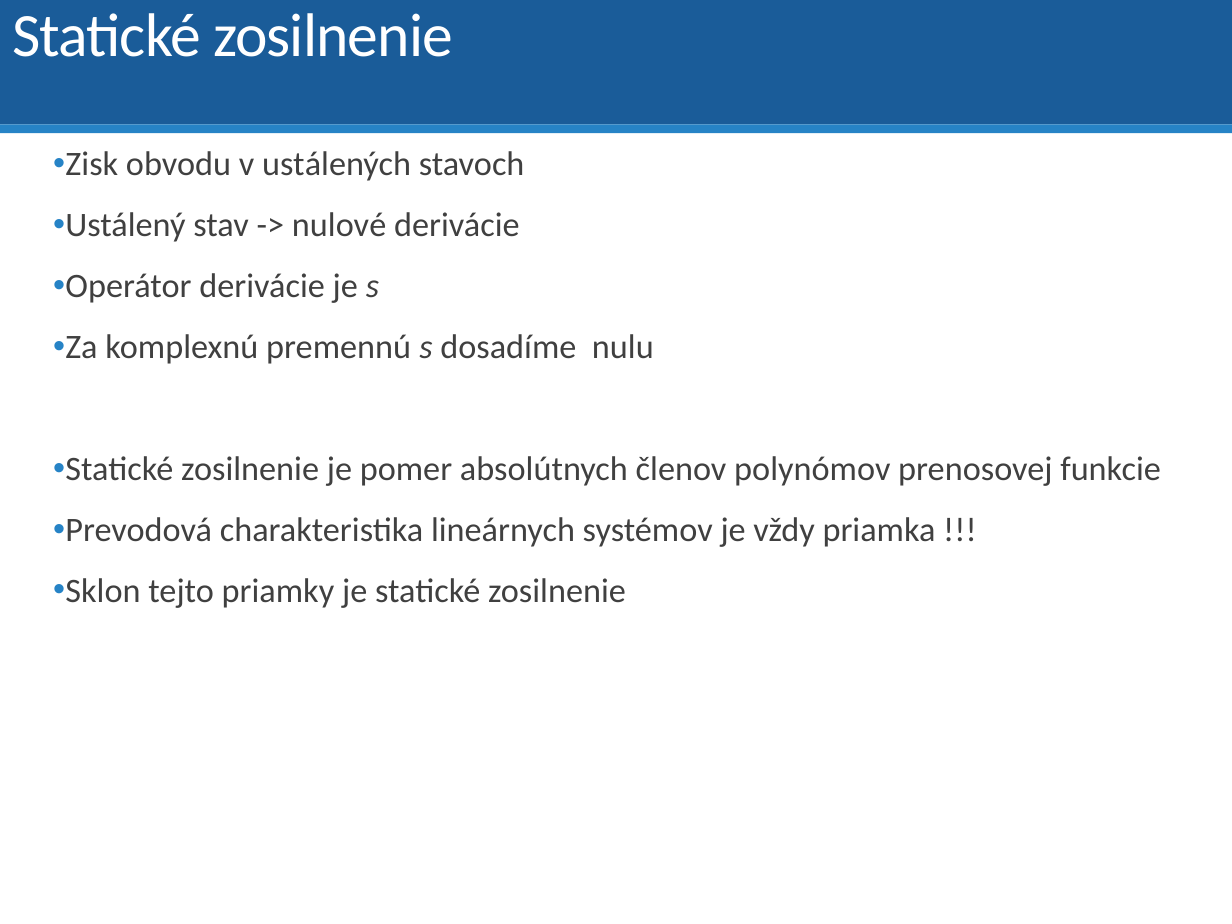
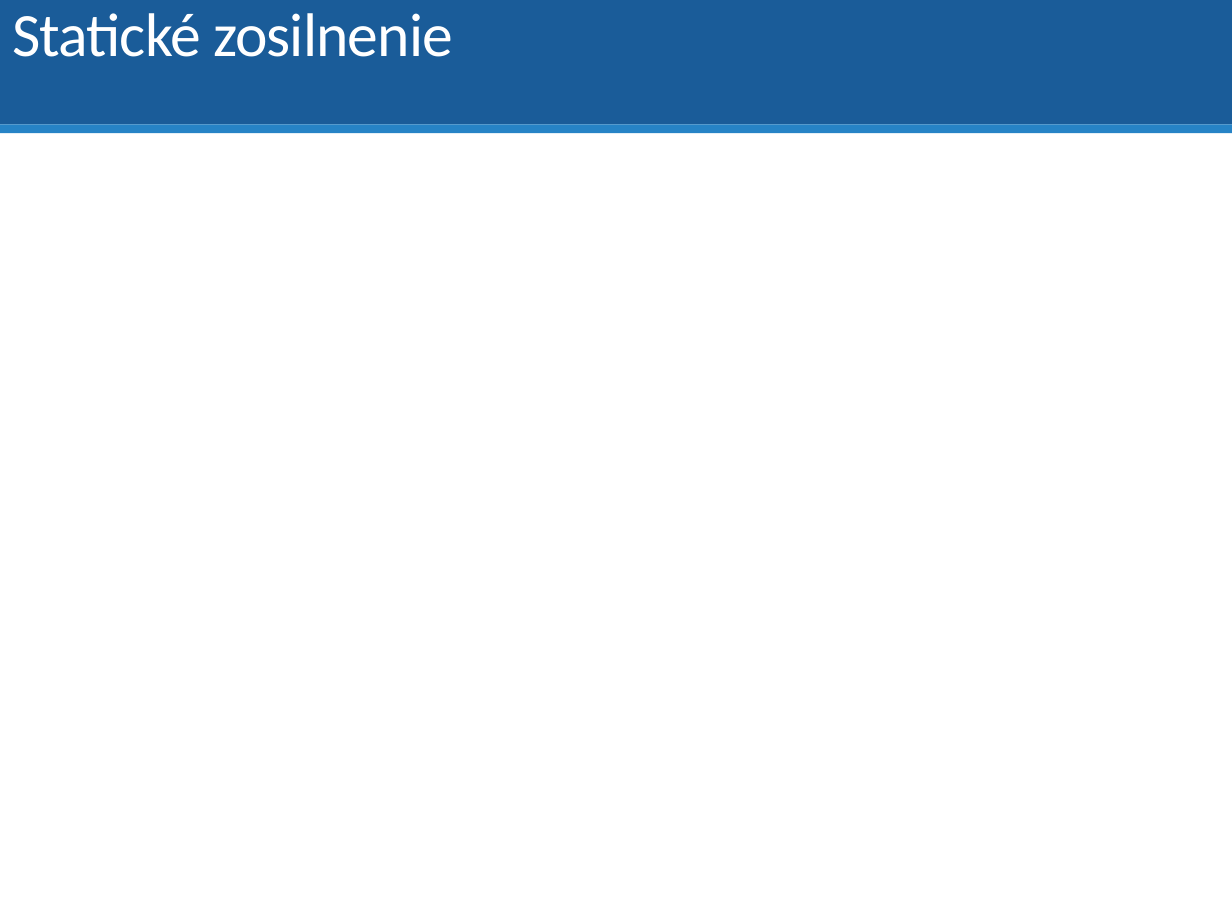
Before and after one commit to dodekm/TeamProjektKybernetika, a slide deck: slide 41 of Nove prednasky/P01_dynamika_dif_rovnice_LPT_prenosova_funkcia_modelovanie.pptx (slide 39 before the commit). Drawn at 1232x924 pixels with LibreOffice and Linux fonts; fonts in the diff are those of the drawing; grey boxes stand for pictures. Boxes give left, top, right and bottom in pixels: in the first picture for what was removed or moved away, otherwise in the second. Text is boxed around its words. In the diff, an @@ line names an element or a change of style, - is before the commit and + after.

```diff
--- a/Nove prednasky/P01_dynamika_dif_rovnice_LPT_prenosova_funkcia_modelovanie.pptx
+++ b/Nove prednasky/P01_dynamika_dif_rovnice_LPT_prenosova_funkcia_modelovanie.pptx
@@ text removed at bbox=[65, 151, 1161, 608] @@
-• Zisk obvodu v ustálených stavoch
-• Ustálený stav -> nulové derivácie
-• Operátor derivácie je s
-• Za komplexnú premennú s dosadíme nulu
-• Statické zosilnenie je pomer absolútnych členov polynómov prenosovej funkcie
-• Prevodová charakteristika lineárnych systémov je vždy priamka !!!
-• Sklon tejto priamky je statické zosilnenie
```
Also in this commit, not shown: 4 other slides changed, 8 slides added, 3 slides removed, 1 other file.
